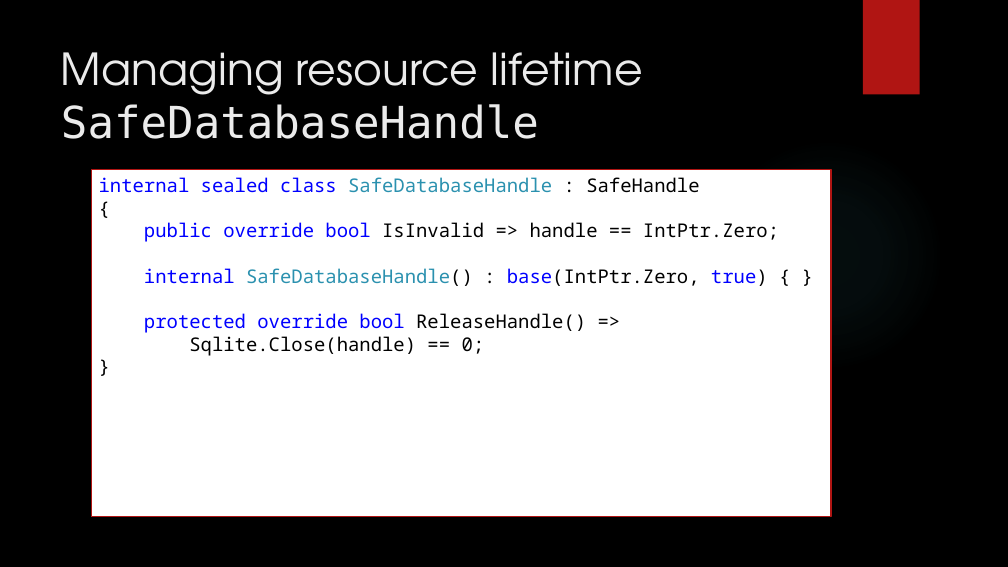
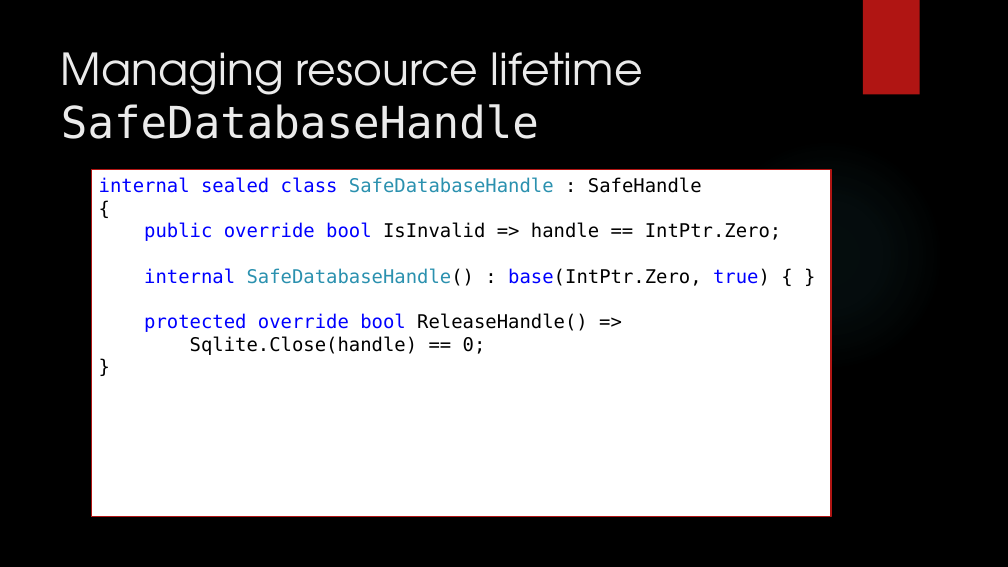
Before and after one commit to dennisdietrich/UnsafeCSharp, a slide deck: slide 25 of doc/Introduction to unsafe C#.pptx. Drawn at 1008x567 pixels with LibreOffice and Linux fonts; fonts in the diff are those of the drawing; background and template pictures are left out. Boxes give left, top, right and bottom in pixels: in the first picture for what was removed or moved away, otherwise in the second. Text is boxed around its words. In the diff, an @@ line names an element or a change of style, - is before the commit and + after.

Commit message:
Disabled font embedding and changed code samples to Consolas

```diff
--- a/doc/Introduction to unsafe C#.pptx
+++ b/doc/Introduction to unsafe C#.pptx
@@ rectangle "internal sealed class SafeDatabaseHandle : ..." at [91,170,831,517]: font Noto Sans Mono to DejaVu Sans Mono @@
```
Also in this commit, not shown: 18 other slides changed.
